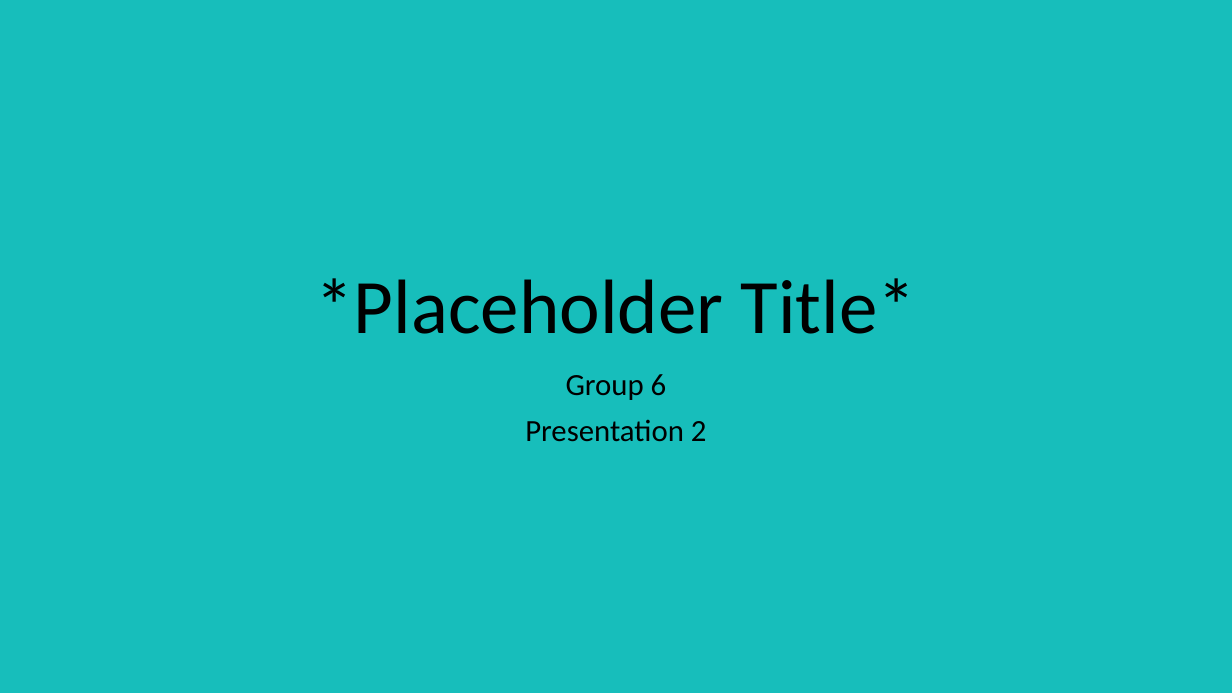
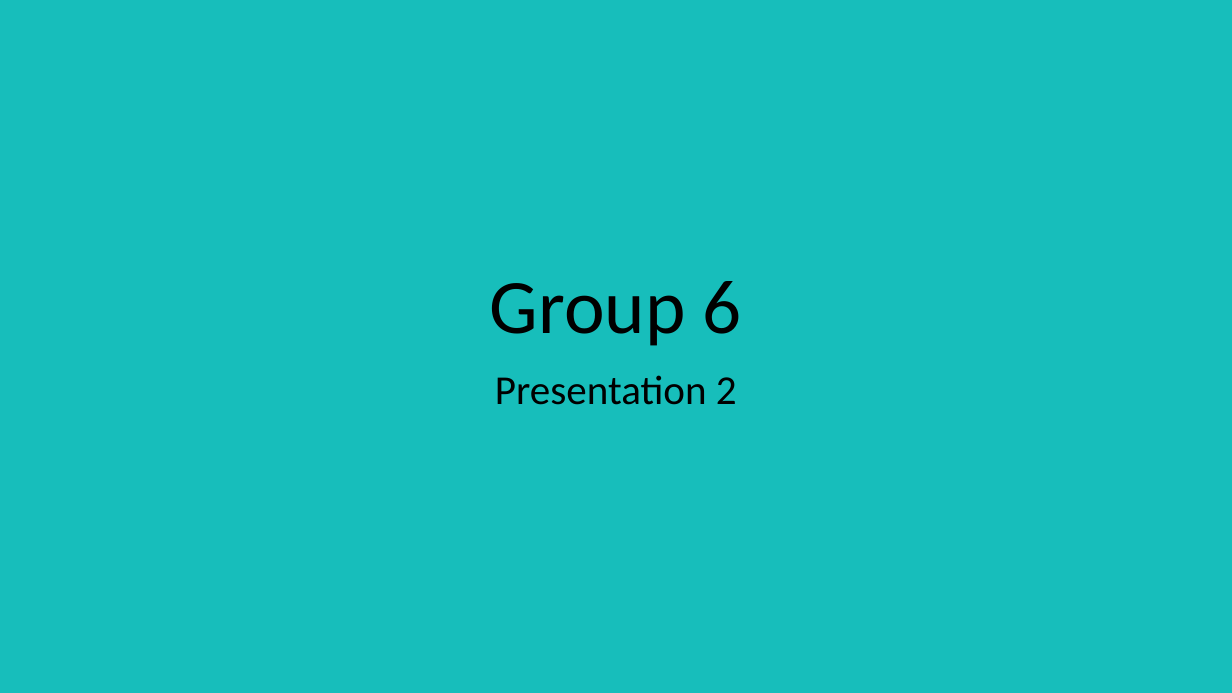
Before and after one commit to UoSGroupProjects1718/mgp-mgp-group-6, a slide deck: slide 1 of Pitch Presentations/Second Pitch Template.pptx. Drawn at 1232x693 pixels with LibreOffice and Linux fonts; fonts in the diff are those of the drawing. Boxes give left, top, right and bottom in pixels: in the first picture for what was removed or moved away, otherwise in the second. Text is boxed around its words. In the diff, an @@ line names an element or a change of style, - is before the commit and + after.

```diff
--- a/Pitch Presentations/Second Pitch Template.pptx
+++ b/Pitch Presentations/Second Pitch Template.pptx
@@ title at [490,281,742,346]: text changed @@
-*Placeholder Title*
+Group 6
@@ subtitle "Presentation 2" at [495,375,737,405]: size 24 to 32 pt @@
@@ subtitle at [566,374,667,400]: paragraph removed @@
-Group 6
```
Also in this commit, not shown: 7 other slides changed, 4 slides added, 1 slide removed, 8 other files.
